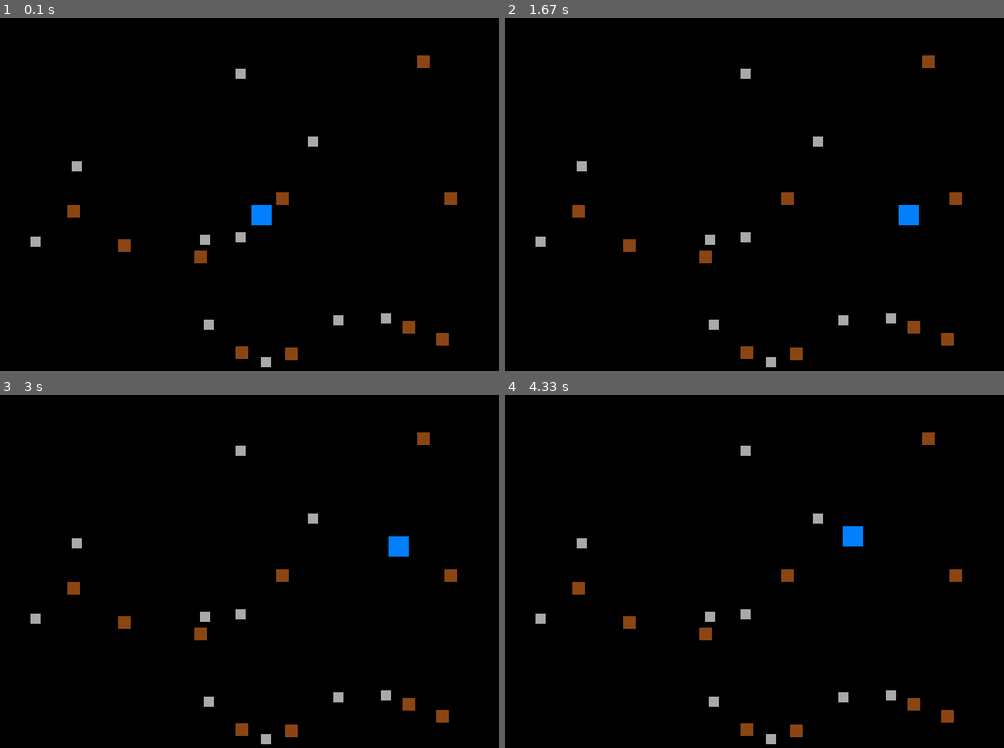
Above: before the commit, frames 1-4 (two rows, left to right).
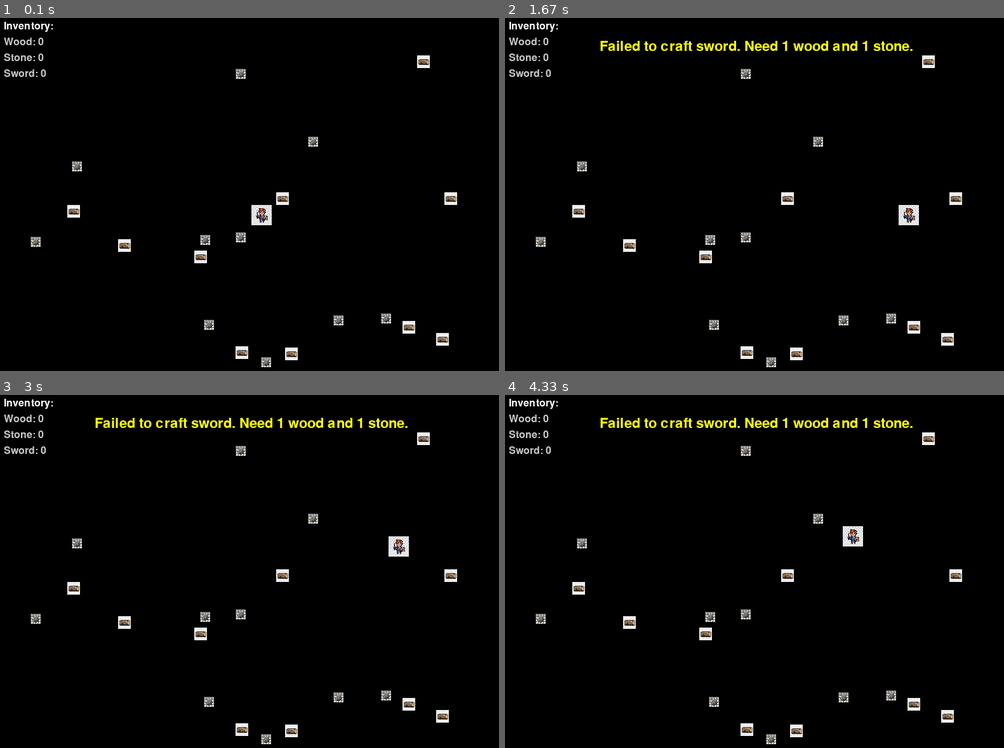
Above: after the commit, the same moments.

Repository: jacobziemba-dev/my-pygame-rpg
Game: pygame game, started from main.py
Same seed, same stepped clock (60 frames per second), same inputs: the game is played once before the commit and once after it.
Inputs:
- Up to frame 1 (0.1 s): no input
- Up to frame 2 (1.67 s): tap C at 0.33 s; hold E 0.67-1.13 s; hold Right 0.67-1.13 s; hold Right 1.17-1.63 s
- Up to frame 3 (3 s): hold Up 1.67-1.97 s; tap C at 1.82 s; hold Right 2-2.47 s; hold Left from 2.5 s (still down)
- Up to frame 4 (4.33 s): release Left at 3.03 s; hold Down 3.07-3.37 s; tap C at 3.22 s; hold Left 3.4-3.8 s; hold Up 3.83-4.2 s; hold Right from 4.23 s (still down)

The runs differ from the first frame. In frame 1, 2.1% of the frame differs, in the area x 0-92%, y 1-99%; in frame 2, 2.9%; in frame 3, 2.9%; in frame 4, 2.9%.

Commit message:
feat: implement game manager, UI system, and sprite rendering for resources and player

Diff:
--- a/main.py
+++ b/main.py
@@ -1,68 +1,5 @@
-import pygame
-import random
-from src import Player, ResourceItem # import the Player class
+from src.game_manager import GameManager
 
-
-
-pygame.init() #* initialize pygame
-
-# Display setup
-screen = pygame.display.set_mode((800, 600))
-pygame.display.set_caption("My Pygame RPG")
-clock = pygame.time.Clock() # limit frame rate
-
-
-
-
-player = Player(400, 300) # create a player character at the center of the screen
-
-# Generate resources
-resources = []
-for _ in range(10):
-    rx = random.randint(50, 750)
-    ry = random.randint(50, 550)
-    resources.append(ResourceItem(rx, ry, "wood"))
-
-for _ in range(10):
-    rx = random.randint(50, 750)
-    ry = random.randint(50, 550)
-    resources.append(ResourceItem(rx, ry, "stone"))
-
-running = True # controls main loop
-
-
-
-
-# Main loop
-while running:
-    for event in pygame.event.get():
-        if event.type == pygame.QUIT: # handle quit
-            running = False
-        elif event.type == pygame.KEYDOWN:
-            if event.key == pygame.K_e:
-                for item in resources[:]:
-                    if player.rect.colliderect(item.rect):
-                        resources.remove(item)
-                        player.inventory.add_item(item.resource_type, 1)
-                        print(f"Collected {item.resource_type}! Inventory: {player.inventory.items}")
-            elif event.key == pygame.K_c:
-                if player.inventory.craft("sword"):
-                    print(f"Success! Sword crafted. Inventory: {player.inventory.items}")
-                else:
-                    print("Failed to craft sword. Need 1 wood and 1 stone.")
-
-    screen.fill((0, 0, 0)) # clear screen
-
-    player.update()
-
-    for item in resources:
-        item.draw(screen)
-
-    player.draw(screen) #* draw the player character on the screen
-
-
-    pygame.display.update() # update display
-
-    clock.tick(60) # 60 fps
-
-pygame.quit()
+if __name__ == "__main__":
+    game = GameManager()
+    game.run()
--- a/src/__init__.py
+++ b/src/__init__.py
@@ -4,3 +4,4 @@
 from .player import Player
 from .resource_item import ResourceItem
 from .inventory import Inventory
+from .game_manager import GameManager
--- /dev/null
+++ b/src/game_manager.py
@@ -0,0 +1,74 @@
+import pygame
+import random
+from src.player import Player
+from src.resource_item import ResourceItem
+from src.ui import UIManager
+
+class GameManager:
+    def __init__(self):
+        pygame.init()
+
+        # Display setup
+        self.screen = pygame.display.set_mode((800, 600))
+        pygame.display.set_caption("My Pygame RPG")
+        self.clock = pygame.time.Clock()
+
+        # Game objects
+        self.player = Player(400, 300)
+        self.resources = []
+        self._generate_resources()
+
+        self.ui = UIManager(self.player.inventory)
+
+        self.running = True
+
+    def _generate_resources(self):
+        for _ in range(10):
+            rx = random.randint(50, 750)
+            ry = random.randint(50, 550)
+            self.resources.append(ResourceItem(rx, ry, "wood"))
+
+        for _ in range(10):
+            rx = random.randint(50, 750)
+            ry = random.randint(50, 550)
+            self.resources.append(ResourceItem(rx, ry, "stone"))
+
+    def run(self):
+        while self.running:
+            self.handle_events()
+            self.update()
+            self.draw()
+            self.clock.tick(60)
+
+        pygame.quit()
+
+    def handle_events(self):
+        for event in pygame.event.get():
+            if event.type == pygame.QUIT:
+                self.running = False
+            elif event.type == pygame.KEYDOWN:
+                if event.key == pygame.K_e:
+                    # Collect resource
+                    for item in self.resources[:]:
+                        if self.player.rect.colliderect(item.rect):
+                            self.resources.remove(item)
+                            self.player.inventory.add_item(item.resource_type, 1)
+                            self.ui.show_message(f"Collected {item.resource_type}!")
+                elif event.key == pygame.K_c:
+                    # Craft sword
+                    if self.player.inventory.craft("sword"):
+                        self.ui.show_message("Success! Sword crafted.")
+                    else:
+                        self.ui.show_message("Failed to craft sword. Need 1 wood and 1 stone.")
+
+    def update(self):
+        self.player.update()
+        self.ui.update()
+
+    def draw(self):
+        self.screen.fill((0, 0, 0))
+        for item in self.resources:
+            item.draw(self.screen)
+        self.player.draw(self.screen)
+        self.ui.draw(self.screen)
+        pygame.display.update()
--- a/src/player.py
+++ b/src/player.py
@@ -1,4 +1,5 @@
 import pygame
+import os
 from src.inventory import Inventory
 
 class Player:
@@ -7,6 +8,15 @@
         self.color = (0, 128, 255)
         self.speed = 4
         self.inventory = Inventory()
+
+        self.image = None
+        sprite_path = os.path.join("assets", "sprites", "player.png")
+        if os.path.exists(sprite_path):
+            try:
+                self.image = pygame.image.load(sprite_path).convert_alpha()
+                self.image = pygame.transform.scale(self.image, (self.rect.width, self.rect.height))
+            except pygame.error:
+                pass
 
     def update(self):
         keys = pygame.key.get_pressed()
@@ -22,4 +32,7 @@
         self.rect.clamp_ip(pygame.Rect(0, 0, 800, 600))
 
     def draw(self, surface): #* draw function is used to draw the player character on the screen
-        pygame.draw.rect(surface, self.color, self.rect)
+        if self.image:
+            surface.blit(self.image, self.rect)
+        else:
+            pygame.draw.rect(surface, self.color, self.rect)
--- a/src/resource_item.py
+++ b/src/resource_item.py
@@ -1,4 +1,5 @@
 import pygame
+import os
 
 class ResourceItem:
     def __init__(self, x, y, resource_type):
@@ -15,5 +16,17 @@
             self.color = (255, 255, 255)
             self.rect = pygame.Rect(x, y, 20, 20)
 
+        self.image = None
+        sprite_path = os.path.join("assets", "sprites", f"{self.resource_type}.png")
+        if os.path.exists(sprite_path):
+            try:
+                self.image = pygame.image.load(sprite_path).convert_alpha()
+                self.image = pygame.transform.scale(self.image, (self.rect.width, self.rect.height))
+            except pygame.error:
+                pass
+
     def draw(self, surface):
-        pygame.draw.rect(surface, self.color, self.rect)
+        if self.image:
+            surface.blit(self.image, self.rect)
+        else:
+            pygame.draw.rect(surface, self.color, self.rect)
--- /dev/null
+++ b/src/ui.py
@@ -0,0 +1,38 @@
+import pygame
+
+class UIManager:
+    def __init__(self, inventory):
+        self.inventory = inventory
+        pygame.font.init() # Ensure font module is initialized
+        self.font = pygame.font.SysFont(None, 24)
+        self.large_font = pygame.font.SysFont(None, 32)
+
+        self.message = ""
+        self.message_timer = 0
+        self.message_duration = 3000 # 3 seconds in ms
+
+    def show_message(self, text):
+        self.message = text
+        self.message_timer = pygame.time.get_ticks()
+
+    def update(self):
+        if self.message and pygame.time.get_ticks() - self.message_timer > self.message_duration:
+            self.message = ""
+
+    def draw(self, surface):
+        # Draw Inventory
+        y_offset = 10
+        title_surf = self.font.render("Inventory:", True, (255, 255, 255))
+        surface.blit(title_surf, (10, y_offset))
+        y_offset += 25
+
+        for item, count in self.inventory.items.items():
+            item_surf = self.font.render(f"{item.capitalize()}: {count}", True, (200, 200, 200))
+            surface.blit(item_surf, (10, y_offset))
+            y_offset += 25
+
+        # Draw Message
+        if self.message:
+            msg_surf = self.large_font.render(self.message, True, (255, 255, 0))
+            msg_rect = msg_surf.get_rect(center=(surface.get_width() // 2, 50))
+            surface.blit(msg_surf, msg_rect)
Binary file added: assets/sprites/player.png
Binary file added: assets/sprites/stone.png
Binary file added: assets/sprites/sword.png
Binary file added: assets/sprites/wood.png
Not shown, changed: TODO.md
